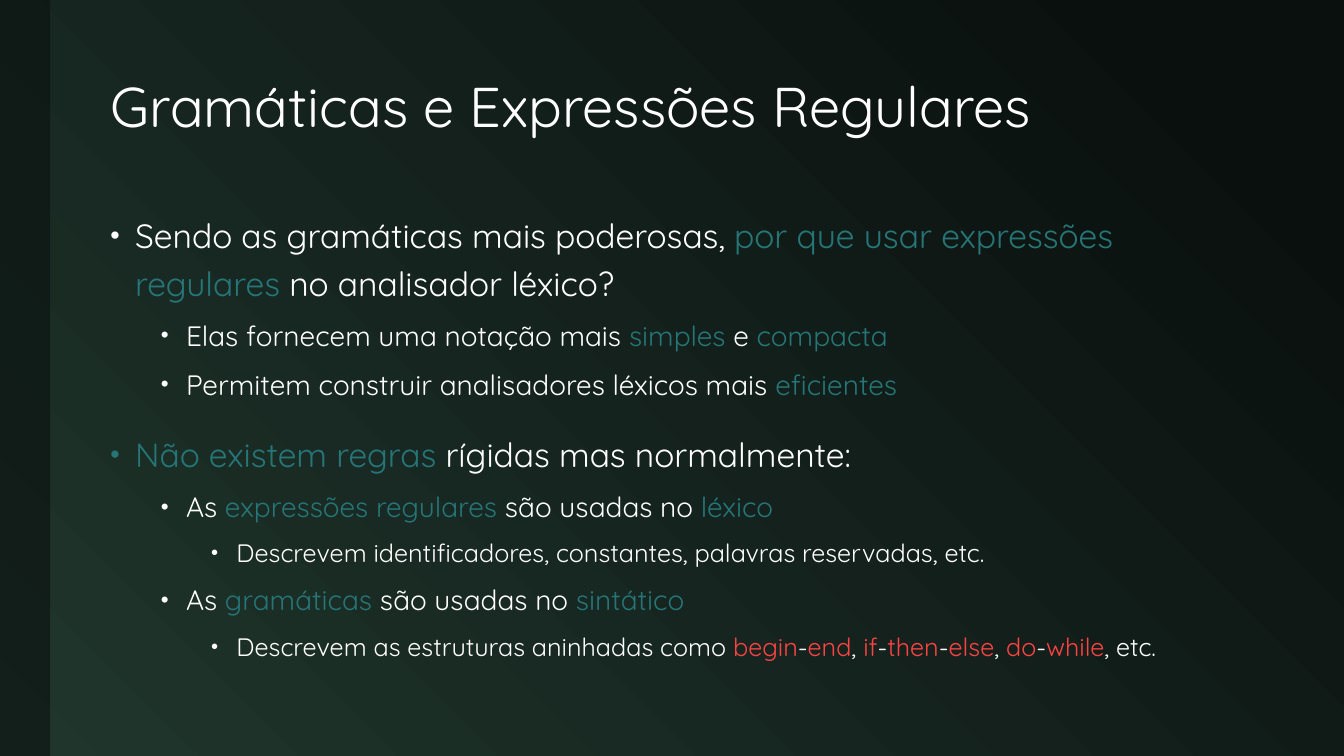
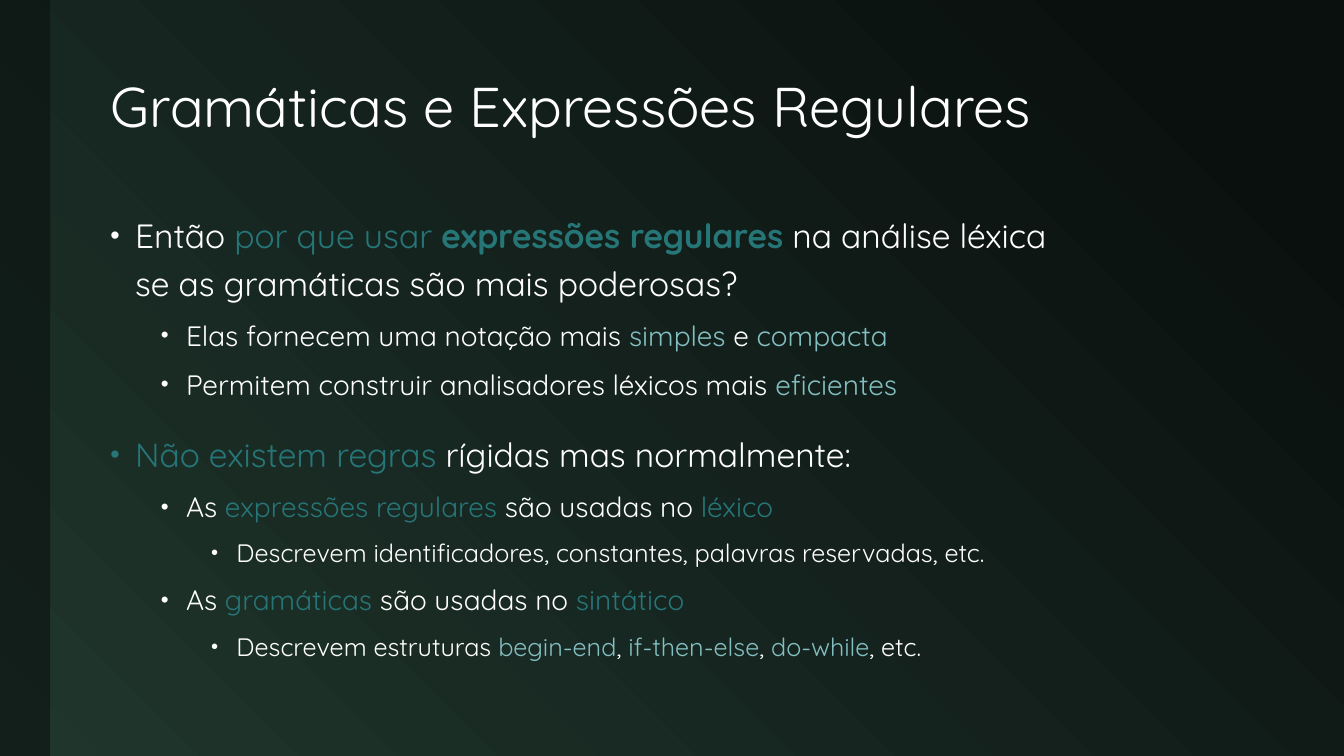
Before and after one commit to JudsonSS/Compiladores, a slide deck: slide 24 of Slides/19. Gramáticas.pptx (slide 21 before the commit). Drawn at 1344x756 pixels with LibreOffice and Linux fonts; fonts in the diff are those of the drawing. Boxes give left, top, right and bottom in pixels: in the first picture for what was removed or moved away, otherwise in the second. Text is boxed around its words. In the diff, an @@ line names an element or a change of style, - is before the commit and + after.

```diff
--- a/Slides/19. Gramáticas.pptx
+++ b/Slides/19. Gramáticas.pptx
@@ text at [135, 223, 1047, 303]: text changed @@
-• Sendo as gramáticas mais poderosas, por que usar expressões regulares no analisador léxico?
+• Então por que usar expressões regulares na análise léxica
+  se as gramáticas são mais poderosas?
@@ text at [186, 325, 897, 396]: text colour #267577 to #83BEC0 in "simples compacta", "eficientes" @@
@@ text at [236, 637, 921, 661]: text changed; text colour #FFFFFF to #83BEC0 @@
-    • Descrevem as estruturas aninhadas como begin-end, if-then-else, do-while, etc.
+    • Descrevem estruturas begin-end, if-then-else, do-while, etc.
```
Also in this commit, not shown: 15 other slides changed, 6 slides added.
